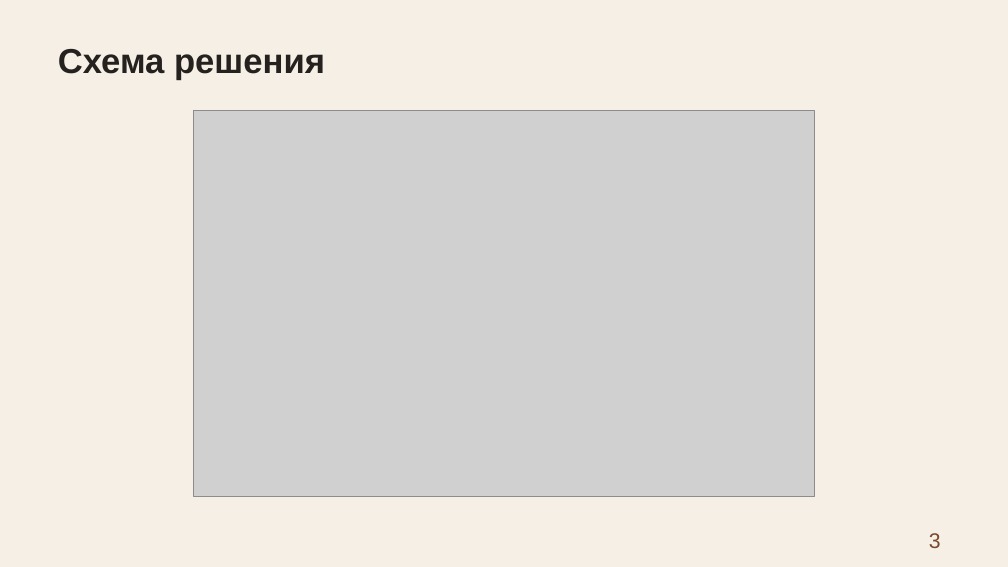
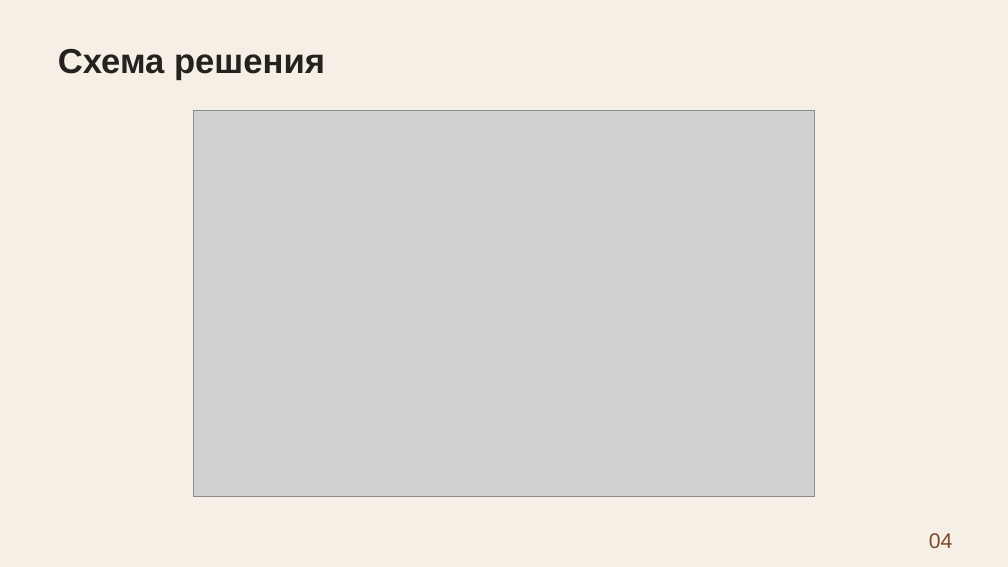
Before and after one commit to 4youmans/funnel-project, a slide deck: slide 4 of kursovaya_rabota/zerno7/presentation/zashchita.pptx (slide 3 before the commit). Drawn at 1008x567 pixels with LibreOffice and Linux fonts; fonts in the diff are those of the drawing; grey boxes stand for pictures. Boxes give left, top, right and bottom in pixels: in the first picture for what was removed or moved away, otherwise in the second. Text is boxed around its words. In the diff, an @@ line names an element or a change of style, - is before the commit and + after.

```diff
--- a/kursovaya_rabota/zerno7/presentation/zashchita.pptx
+++ b/kursovaya_rabota/zerno7/presentation/zashchita.pptx
@@ text at <box>929,533,953,548</box>: text changed @@
-3
+04
```
Also in this commit, not shown: 2 other slides changed, 11 slides added, 9 slides removed, 1 other file.
